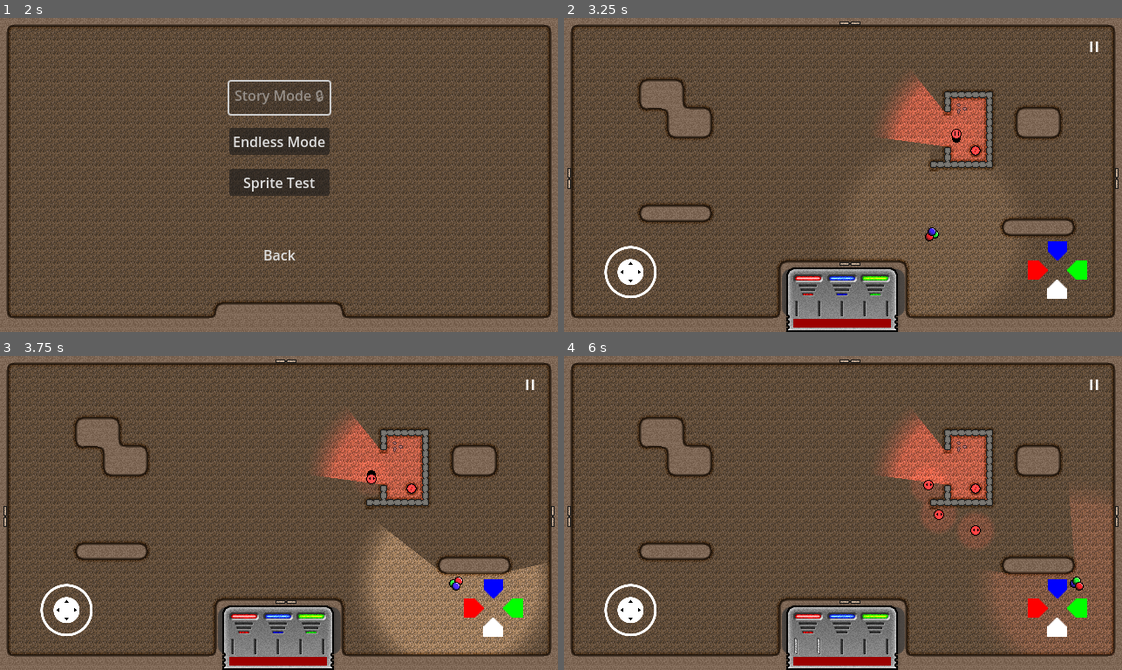
Above: before the commit, frames 1-4 (two rows, left to right).
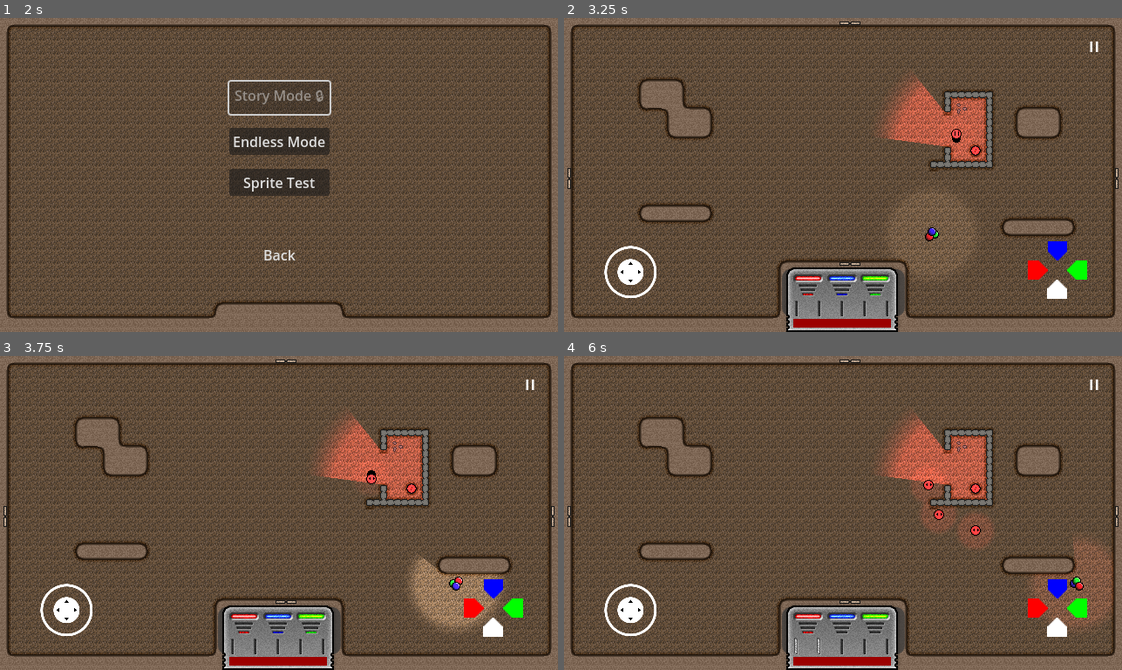
Above: after the commit, the same moments.

Repository: Degenerate-Games/shadows-below
Game: Godot game, scene res://scenes/menus/main_menu.tscn
The game is run twice, just before and just after one commit, with the same random seed, the same clock (stepped at 60 frames per second) and the same inputs. Sound files missing from this copy of the repository are replaced by a short silence.
Inputs (mouse positions are in pixels of both pictures, inside the frame that each line leads up to):
- Up to frame 1 (2 s): click (279, 206) at 0.5 s; click (279, 206) at 1.25 s
- Up to frame 2 (3.25 s): click "Endless Mode" at 2 s; tap Enter at 2.75 s; move the mouse to (965, 159) at 2.77 s; hold D (move_right) from 2.78 s (still down); tap B (bake) at 2.85 s; click (965, 159) at 2.92 s
- Up to frame 3 (3.75 s): release D (move_right) at 3.5 s; drag from (167, 528) to (424, 572) at 3.52 s
- Up to frame 4 (6 s): move the mouse to (898, 443) at 4.27 s; hold D (move_right) 4.28-5 s; tap K (mixing_ui_clear) at 4.35 s; drag from (815, 575) to (976, 487) at 5.02 s; move the mouse to (1010, 560) at 5.77 s; hold A (move_left) from 5.78 s (still down); tap J (mixing_ui_red) at 5.85 s

Frame 1 is identical in both runs. In frame 2, 0.5% of the frame differs, in the area x 51-81%, y 43-94%; in frame 3, 6.0%, in the area x 65-99%, y 54-95%; in frame 4, 3.1%.

Commit message:
Half players aura size

Diff:
--- a/scenes/player.tscn
+++ b/scenes/player.tscn
@@ -82,7 +82,7 @@
 radius = 9.0
 
 [sub_resource type="CircleShape2D" id="CircleShape2D_2pfb1"]
-radius = 127.142
+radius = 54.0
 
 [node name="Player" type="CharacterBody2D" groups=["player"]]
 y_sort_enabled = true
@@ -99,6 +99,7 @@
 autoplay = "idle"
 
 [node name="PointLight2D" type="PointLight2D" parent="."]
+scale = Vector2(0.5, 0.5)
 shadow_enabled = true
 texture = SubResource("GradientTexture2D_2ygnd")
 
